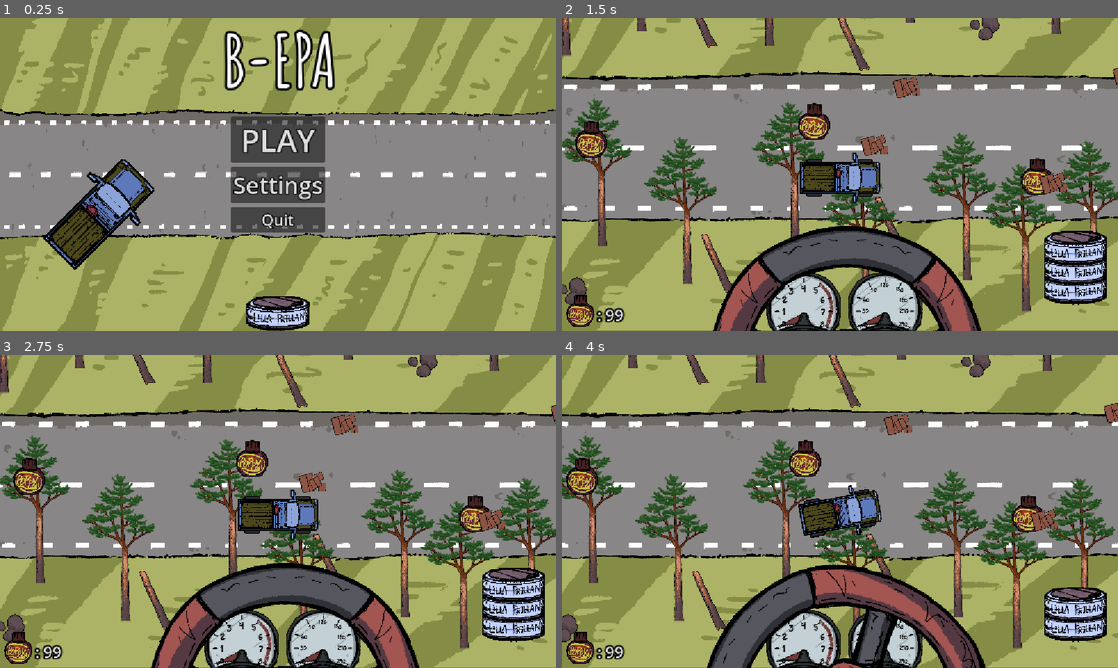
Above: before the commit, frames 1-4 (two rows, left to right).
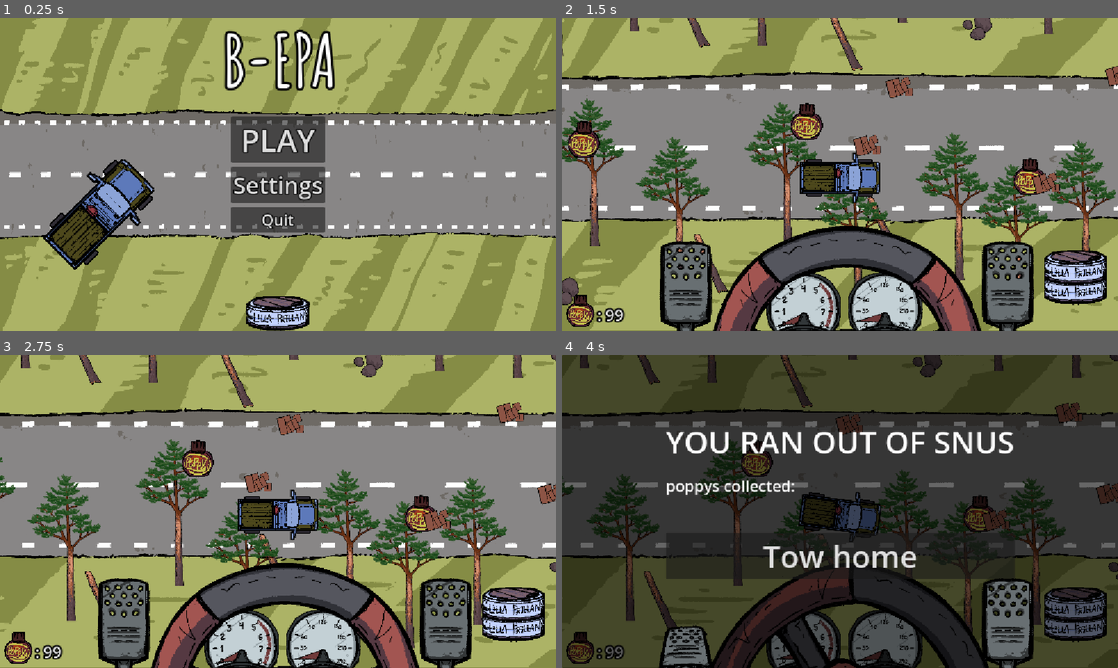
Above: after the commit, the same moments.

Repository: midenfors/project-epa
Game: Godot game, scene res://Scenes/UI/main_menu.tscn
Two runs of this game, one before a commit and one after it. Both use one fixed random seed, a clock stepped at 60 frames per second and the inputs below. The engine's default icon, where the game draws it, is replaced by a stand-in: a white triangle on a blue panel in a dark square.
Inputs (mouse positions are in pixels of both pictures, inside the frame that each line leads up to):
- Up to frame 1 (0.25 s): no input
- Up to frame 2 (1.5 s): click "PLAY" at 0.5 s; click (1006, 296) at 1.27 s
- Up to frame 3 (2.75 s): click (122, 633) at 2.02 s
- Up to frame 4 (4 s): hold S (Turn Right) 2.78-3.53 s; hold Space (Boost) 2.78-3.53 s; tap Shift (Break) at 3.05, 3.6 s; hold W (Turn Left) from 3.53 s (still down); tap Space (Boost) at 3.8 s

The runs differ from the first frame. In frame 1, 0.2% of the frame differs, in the area x 8-28%, y 45-79%; in frame 2, 26%; in frame 3, 43%; in frame 4, 95%, in the area x 0-100%, y 0-100%.

Commit message:
Added pedals and joystick controls

Diff:
--- a/Scenes/UI/hud.tscn
+++ b/Scenes/UI/hud.tscn
@@ -156,6 +156,7 @@
 text = ": 999"
 
 [node name="UpgradeMenu" type="Control" parent="Dashboard" unique_id=1791634231]
+visible = false
 layout_mode = 1
 anchors_preset = 15
 anchor_right = 1.0
@@ -397,6 +398,18 @@
 theme_override_font_sizes/font_size = 64
 text = "Tow home"
 
+[node name="VirtualJoystick" type="VirtualJoystick" parent="." unique_id=1704118310]
+layout_mode = 0
+offset_left = 566.0
+offset_top = 454.0
+offset_right = 606.0
+offset_bottom = 494.0
+joystick_mode = 1
+action_left = &"Turn Left"
+action_right = &"Turn Right"
+action_up = &"Turn Left"
+action_down = &"Turn Right"
+
 [connection signal="pressed" from="PauseScreen/MarginContainer/VBoxContainer/ResumeBtn" to="PauseScreen" method="_on_resume_btn_pressed"]
 [connection signal="pressed" from="PauseScreen/MarginContainer/VBoxContainer/MenuBtn" to="PauseScreen" method="_on_menu_btn_pressed"]
 [connection signal="pressed" from="PauseScreen/MarginContainer/VBoxContainer/QuitBtn" to="PauseScreen" method="_on_quit_btn_pressed"]
--- a/Scenes/UI/main_menu.tscn
+++ b/Scenes/UI/main_menu.tscn
@@ -5,6 +5,7 @@
 [ext_resource type="FontFile" uid="uid://dxg5qwusf6mwk" path="res://Assets/Fonts/Amatic_SC/AmaticSC-Bold.ttf" id="1_u7lva"]
 [ext_resource type="Texture2D" uid="uid://cyn202pcky0er" path="res://Assets/Art/Snusdossa.png" id="2_i2xx2"]
 [ext_resource type="Texture2D" uid="uid://cdpy2t5xl4yfl" path="res://Assets/Art/Car_Base.png" id="3_o14dv"]
+[ext_resource type="Texture2D" uid="uid://dmkqluooe27nq" path="res://Assets/Art/Car_Wheels1.png" id="6_4pqbp"]
 
 [node name="MainMenu" type="Control" unique_id=1447482263]
 layout_mode = 3
@@ -98,6 +99,45 @@
 rotation = -0.7853982
 texture = ExtResource("3_o14dv")
 
+[node name="TextureRect" type="TextureRect" parent="CarBase" unique_id=1488351101]
+layout_mode = 0
+offset_left = 75.660416
+offset_top = 82.73148
+offset_right = 123.660416
+offset_bottom = 122.73148
+rotation = 3.169814
+scale = Vector2(0.8052438, 0.2895866)
+texture = ExtResource("6_4pqbp")
+
+[node name="TextureRect2" type="TextureRect" parent="CarBase" unique_id=285523501]
+layout_mode = 0
+offset_left = 32.526897
+offset_top = 175.36247
+offset_right = 80.5269
+offset_bottom = 215.36247
+scale = Vector2(0.8052438, 0.2895866)
+texture = ExtResource("6_4pqbp")
+
+[node name="TextureRect3" type="TextureRect" parent="CarBase" unique_id=814383962]
+layout_mode = 0
+offset_left = 192.33304
+offset_top = 175.36247
+offset_right = 240.33305
+offset_bottom = 215.36247
+rotation = 6.2831855
+scale = Vector2(0.8052438, 0.2895866)
+texture = ExtResource("6_4pqbp")
+
+[node name="TextureRect4" type="TextureRect" parent="CarBase" unique_id=862871723]
+layout_mode = 0
+offset_left = 231.931
+offset_top = 83.43858
+offset_right = 279.93103
+offset_bottom = 123.43858
+rotation = 3.169814
+scale = Vector2(0.8052438, 0.2895866)
+texture = ExtResource("6_4pqbp")
+
 [connection signal="pressed" from="VBoxContainer/Play" to="VBoxContainer/Play" method="_on_play_pressed"]
 [connection signal="pressed" from="VBoxContainer/Settings" to="VBoxContainer/Play" method="_on_settings_pressed"]
 [connection signal="pressed" from="VBoxContainer/Quit" to="VBoxContainer/Play" method="_on_quit_pressed"]
--- a/Scenes/world.tscn
+++ b/Scenes/world.tscn
@@ -2,6 +2,7 @@
 
 [ext_resource type="Script" uid="uid://y5lbexiudvff" path="res://Scripts/world.gd" id="1_5a7ea"]
 [ext_resource type="PackedScene" uid="uid://jlu1jv40kyf0" path="res://Scenes/car.tscn" id="2_go701"]
+[ext_resource type="PackedScene" uid="uid://c478xcut2pbio" path="res://pedal_controls.tscn" id="4_fo5ed"]
 [ext_resource type="PackedScene" uid="uid://cc78tv4k0beqg" path="res://Scenes/audio_manager.tscn" id="5_5ukr8"]
 [ext_resource type="PackedScene" uid="uid://dvhqp0ov4flbi" path="res://Scenes/UI/hud.tscn" id="5_fo5ed"]
 
@@ -30,6 +31,9 @@
 
 [node name="HUD" parent="CanvasLayer" unique_id=341932580 instance=ExtResource("5_fo5ed")]
 
+[node name="PedalControls" parent="CanvasLayer/HUD" unique_id=1547500086 instance=ExtResource("4_fo5ed")]
+layout_mode = 1
+
 [node name="AudioManager" parent="." unique_id=509873445 instance=ExtResource("5_5ukr8")]
 
 [node name="Camera2D" type="Camera2D" parent="." unique_id=1451290446]
--- a/Scripts/hud.gd
+++ b/Scripts/hud.gd
@@ -5,11 +5,17 @@
 @export var pause : Control
 @export var poppy_label : Label
 
+@onready var joystick : VirtualJoystick = $VirtualJoystick
+
 func _ready() -> void:
 	speedometer = $Dashboard/Gauges/Speedometer
 	tachometer = $Dashboard/Gauges/Tachometer
 	pause = $PauseScreen
 	poppy_label = $Dashboard/PoppyCounter/PoppyCountLabel
+
+	# Hide joystick on dekstop
+	if not OS.has_feature("android") or OS.has_feature("ios"):
+		joystick.hide()
 
 	update_poppy_label()
 
--- /dev/null
+++ b/Scripts/pedal_controls.gd
@@ -0,0 +1,29 @@
+extends Control
+
+func _input(event: InputEvent) -> void:
+	if Input.is_action_just_pressed("Boost"):
+		$AccelerateButton.button_pressed = true
+	elif Input.is_action_just_released("Boost"):
+		$AccelerateButton.button_pressed = false
+
+func _on_accelerate_button_pressed() -> void:
+	pass
+
+
+func _on_brake_button_pressed() -> void:
+	pass
+
+func _on_accelerate_button_button_down() -> void:
+	Input.action_press("Boost")
+
+
+func _on_accelerate_button_button_up() -> void:
+	Input.action_release("Boost")
+
+
+func _on_brake_button_button_down() -> void:
+	Input.action_press("Break")
+
+
+func _on_brake_button_button_up() -> void:
+	Input.action_release("Break")
--- /dev/null
+++ b/pedal_controls.tscn
@@ -0,0 +1,42 @@
+[gd_scene format=3 uid="uid://c478xcut2pbio"]
+
+[ext_resource type="Texture2D" uid="uid://d1oe80uf832pk" path="res://Assets/Art/Pedal_Up.png" id="1_hcikf"]
+[ext_resource type="Script" uid="uid://pc0ageud4eo8" path="res://Scripts/pedal_controls.gd" id="1_qjtap"]
+[ext_resource type="Texture2D" uid="uid://cvjaiw70buf88" path="res://Assets/Art/Pedal_Down.png" id="2_qjtap"]
+
+[node name="PedalControls" type="Control" unique_id=1547500086]
+layout_mode = 3
+anchors_preset = 15
+anchor_right = 1.0
+anchor_bottom = 1.0
+grow_horizontal = 2
+grow_vertical = 2
+mouse_filter = 2
+script = ExtResource("1_qjtap")
+
+[node name="AccelerateButton" type="TextureButton" parent="." unique_id=1567038410]
+layout_mode = 0
+offset_left = 796.0
+offset_top = 449.0
+offset_right = 1052.0
+offset_bottom = 705.0
+focus_mode = 0
+texture_normal = ExtResource("1_hcikf")
+texture_pressed = ExtResource("2_qjtap")
+
+[node name="BrakeButton" type="TextureButton" parent="." unique_id=466256019]
+layout_mode = 0
+offset_left = 129.0
+offset_top = 449.0
+offset_right = 385.0
+offset_bottom = 705.0
+focus_mode = 1
+texture_normal = ExtResource("1_hcikf")
+texture_pressed = ExtResource("2_qjtap")
+
+[connection signal="button_down" from="AccelerateButton" to="." method="_on_accelerate_button_button_down"]
+[connection signal="button_up" from="AccelerateButton" to="." method="_on_accelerate_button_button_up"]
+[connection signal="pressed" from="AccelerateButton" to="." method="_on_accelerate_button_pressed"]
+[connection signal="button_down" from="BrakeButton" to="." method="_on_brake_button_button_down"]
+[connection signal="button_up" from="BrakeButton" to="." method="_on_brake_button_button_up"]
+[connection signal="pressed" from="BrakeButton" to="." method="_on_brake_button_pressed"]
--- a/project.godot
+++ b/project.godot
@@ -92,6 +92,10 @@
 ]
 }
 
+[input_devices]
+
+pointing/emulate_touch_from_mouse=true
+
 [layer_names]
 
 2d_physics/layer_1="Player"
Not shown, added: Scripts/pedal_controls.gd.uid
